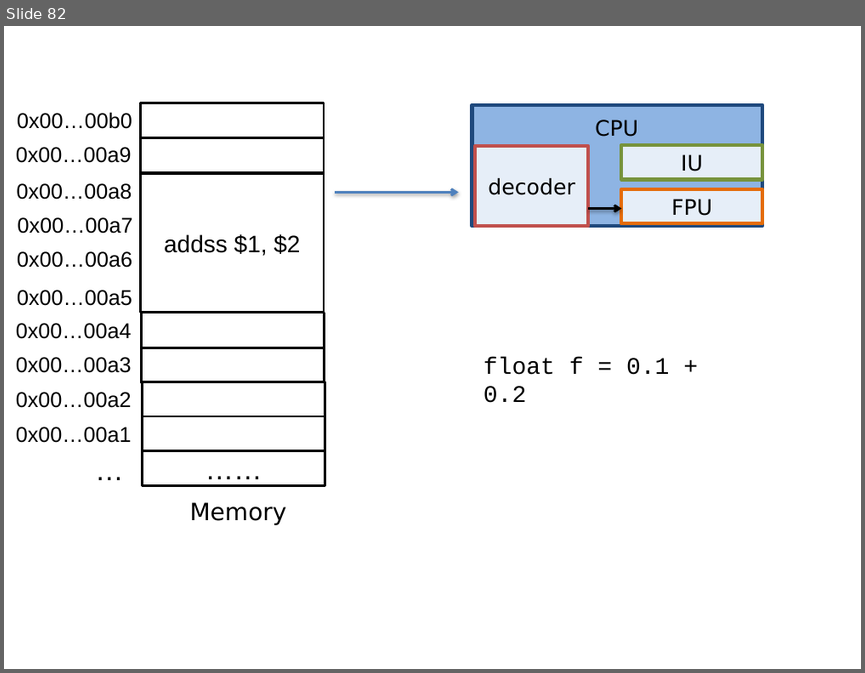
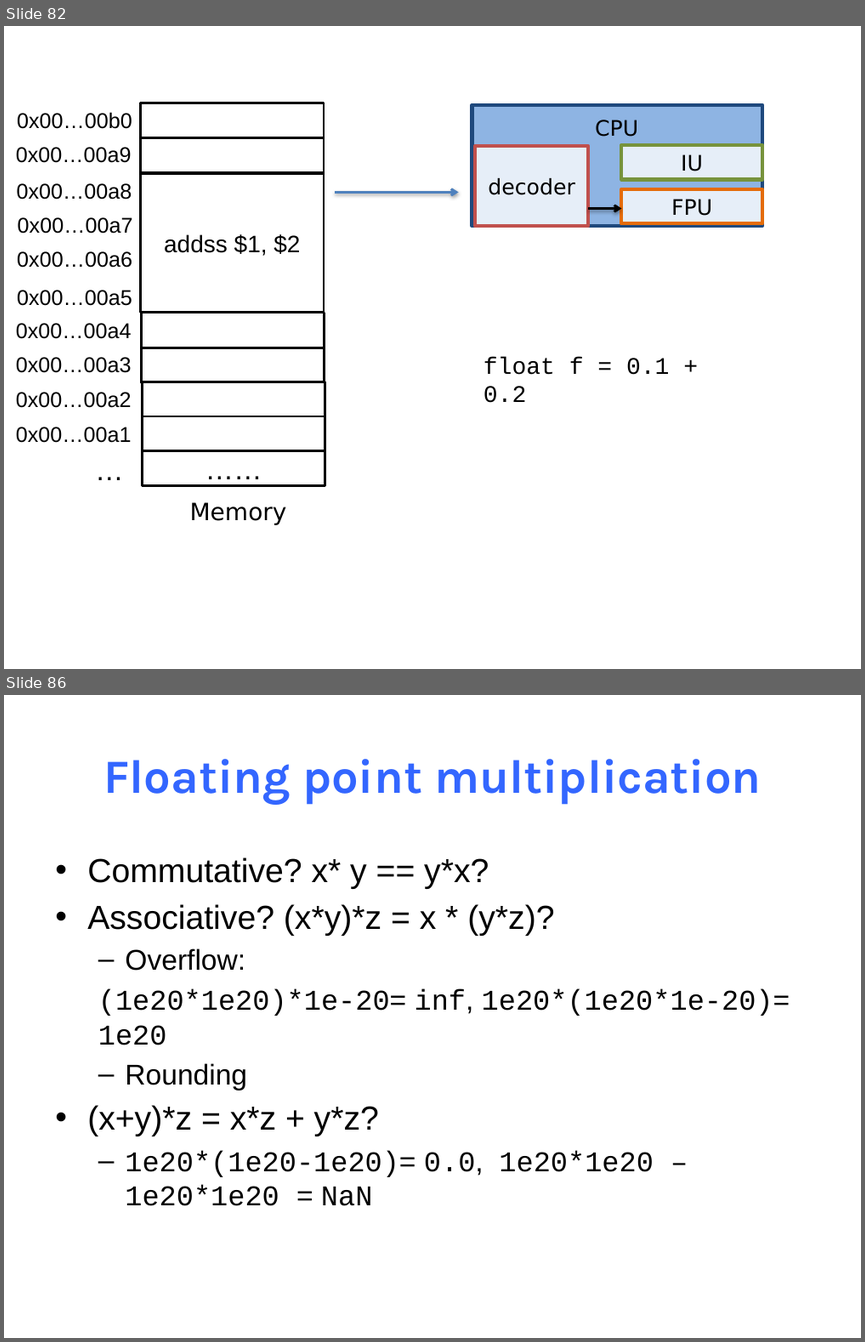
Before and after one commit to NYU-CSO/nyu-cso.github.io, a slide deck: notes/03-floats.pptx. Shown one above the other, each under a label of ours: slide 82 before the commit, slides 82 and 86 after it; the slides between them are not shown. The pictures are 865x673 and 865x1342 pixels, drawn with LibreOffice and Linux fonts; fonts in the diff are those of the drawing. Boxes give left, top, right and bottom in pixels: in the first picture for what was removed or moved away, otherwise in the second. Text is boxed around its words. In the diff, an @@ line names an element or a change of style, - is before the commit and + after.

```diff
--- a/notes/03-floats.pptx
+++ b/notes/03-floats.pptx
@@ slide 86 added at (4, 695, 861, 1338), background #FFFFFF @@
@@ title added at (103, 759, 760, 805), 40 pt, text #3366FF, bold @@
+Floating point multiplication
@@ text added at (87, 857, 789, 1206), 24 pt, text #000000 @@
+• Commutative? x* y == y*x?
+• Associative? (x*y)*z = x * (y*z)?
+  – Overflow:
+  (1e20*1e20)*1e-20= inf, 1e20*(1e20*1e-20)= 1e20
+  – Rounding
+• (x+y)*z = x*z + y*z?
+  – 1e20*(1e20-1e20)= 0.0, 1e20*1e20 – 1e20*1e20 = NaN
```
Also in this commit, not shown: 8 other slides added, 1 other file.
